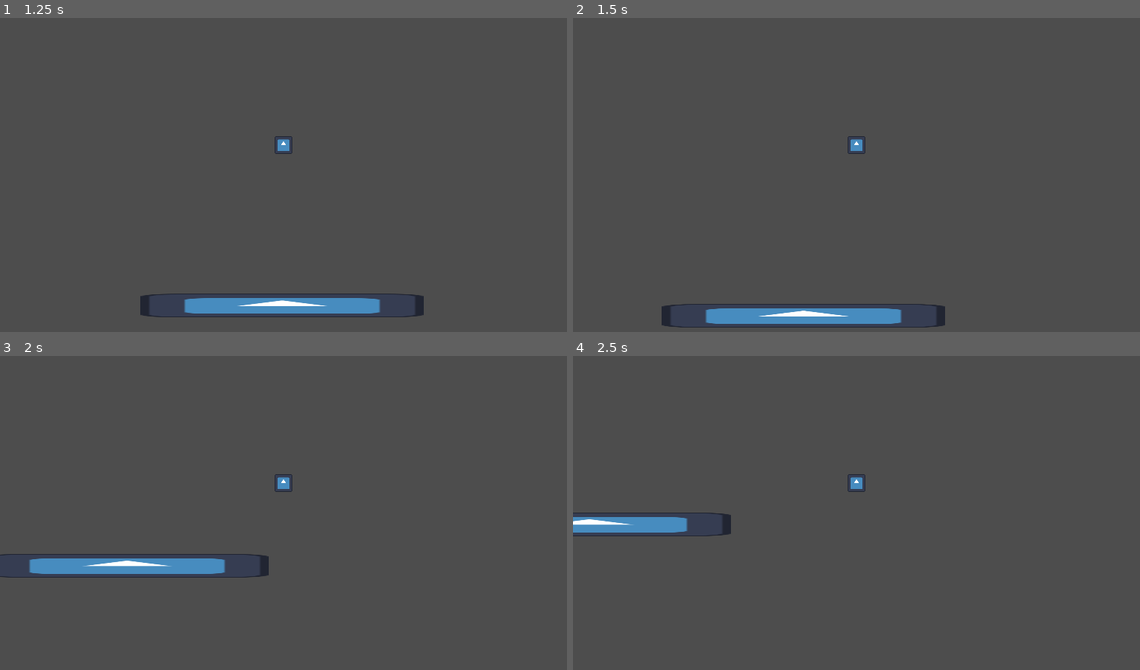
Above: before the commit, frames 1-4 (two rows, left to right).
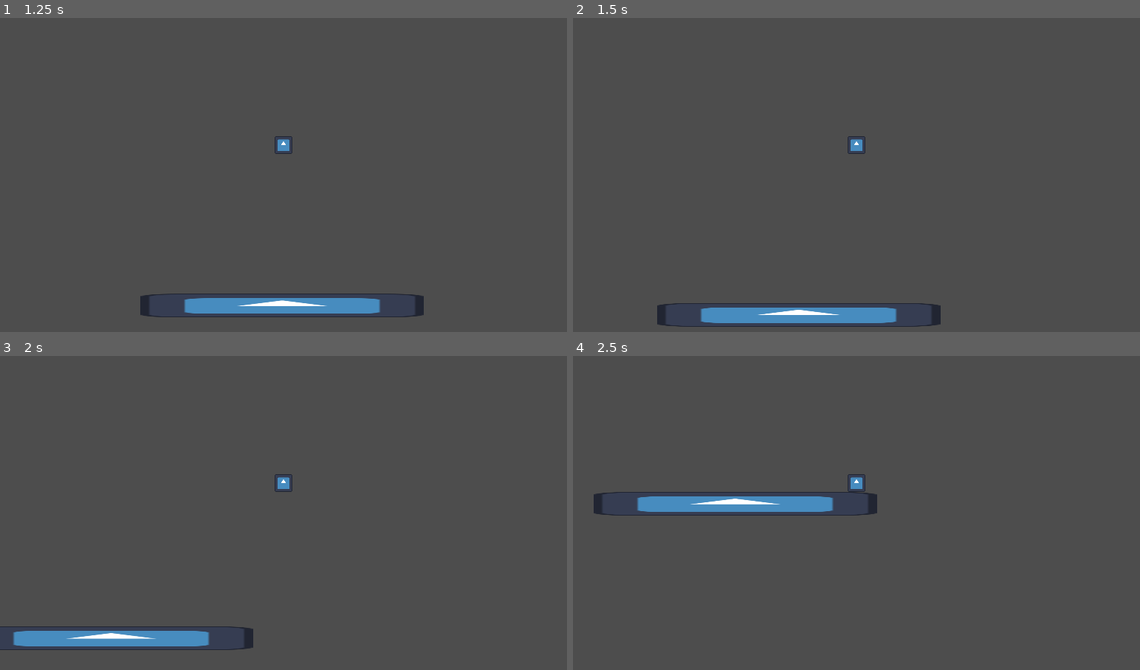
Above: after the commit, the same moments.

Repository: appellatebaton0/speedtape
Game: Godot game, scene res://Scenes/Main.tscn
Same seed, same stepped clock (60 frames per second), same inputs: the game is played once before the commit and once after it. The engine's default icon, where the game draws it, is replaced by a stand-in: a white triangle on a blue panel in a dark square.
Inputs:
- Up to frame 1 (1.25 s): tap Enter at 0.5 s; hold D (Right) from 0.53 s (still down); tap S (Dash) at 0.6 s; tap Space (Jump) at 0.77 s
- Up to frame 2 (1.5 s): keep holding D (Right); tap S (Dash) at 1.35 s
- Up to frame 3 (2 s): keep holding D (Right); tap Space (Jump) at 1.52 s
- Up to frame 4 (2.5 s): release D (Right) at 2.03 s; hold A (Left) from 2.03 s (still down); tap S (Dash) at 2.1 s

Frame 1 is identical in both runs. In frame 2, 1.0% of the frame differs, in the area x 14-66%, y 90-99%; in frame 3, 4.1%, in the area x 0-48%, y 63-94%; in frame 4, 3.4%.

Commit message:
h1.4 - PunchcardDecorators
Finished up the PunchcardDecorators; Now a punchcard can get its functionality decorated, like giving the player an extra dash. And feedtapes can still be constructed in-editor!

Diff:
--- a/Scenes/Feedtape/Feedtape.gd
+++ b/Scenes/Feedtape/Feedtape.gd
@@ -11,6 +11,9 @@
 #region Dashing
 signal dash_ended
 
+## How many times the player can dash consequtively.
+@export var dash_count := 1
+var dashes_left = 0
 ## The velocity applied to the player during the dash.
 @export var dash_velocity := 330.0
 ## How long all other input is locked in favor of the dash.
@@ -22,7 +25,7 @@
 			dash_ended.emit()
 		dash_timer = to
 ## The cooldown before the player can dash again.
-@export var dash_cooldown := 0.5
+@export var dash_cooldown := 0.2
 var dash_cooldown_timer := 0.0
 ## The buffer time for the dashing input.
 @export var dash_buffer := 0.1
@@ -34,6 +37,8 @@
 ## Ideally right before move_and_slide.
 func _player_process(player:Player, delta:float) -> void:
 
+	if player.is_on_floor(): dashes_left = dash_count
+
 	## Tick down all the timers we're running.
 	for timer_property in ["dash_timer", "dash_cooldown_timer", "dash_buffer_timer"]:
 		#print(timer_property, ": ", get(timer_property))
@@ -43,20 +48,26 @@
 	if Input.is_action_just_pressed("Dash"): dash_buffer_timer = dash_buffer
 
 	## Starting the dash.
-	if dash_buffer_timer > 0.0 and dash_cooldown_timer <= 0.0 and dash_timer <= 0.0:
+	if can_dash():
 		dash_timer = dash_time
 		dash_buffer_timer = 0.0
+		dashes_left -= 1
 
 		progress_feedtape()
 
 	## Doing the dash.
-	if dash_timer > 0:
+	if is_dashing():
 		## Do the dash. The thing.
 		player.velocity = dash_direction * dash_velocity
 
 ## A few more-readable functions for state.
 func is_dashing() -> bool: return dash_timer > 0
 func on_cooldown() -> bool: return dash_buffer_timer > 0
+func can_dash() -> bool:
+	return (dash_buffer_timer > 0.0
+		and dash_cooldown_timer <= 0.0
+		and dash_timer <= 0.0
+		and dashes_left > 0)
 
 #endregion
 
@@ -74,7 +85,6 @@
 
 	## Crunch the current punchcard.
 	feedtape[feedtape_index].run(self)
-	print("crunching ", feedtape[feedtape_index], " -> ", dash_direction)
 
 	feedtape_index += 1
 
--- a/Scenes/Main.tscn
+++ b/Scenes/Main.tscn
@@ -7,6 +7,17 @@
 [ext_resource type="Resource" uid="uid://7gdbj7apr7be" path="res://Assets/Punchcards/UpPunchcard.tres" id="4_v1gob"]
 [ext_resource type="Resource" uid="uid://bw7s5otqj6qqu" path="res://Assets/Punchcards/RightPunchcard.tres" id="5_jw32o"]
 [ext_resource type="Resource" uid="uid://30snqrwweqeg" path="res://Assets/Punchcards/LeftPunchcard.tres" id="6_50glp"]
+[ext_resource type="Script" uid="uid://din0pcxshj7gj" path="res://Scenes/Punchcard/PunchcardDecorator/DashDecorator.gd" id="6_jw32o"]
+
+[sub_resource type="Resource" id="Resource_ery76"]
+script = ExtResource("6_jw32o")
+decorates = ExtResource("4_v1gob")
+metadata/_custom_type_script = "uid://din0pcxshj7gj"
+
+[sub_resource type="Resource" id="Resource_8rmsp"]
+script = ExtResource("6_jw32o")
+decorates = ExtResource("4_v1gob")
+metadata/_custom_type_script = "uid://din0pcxshj7gj"
 
 [sub_resource type="RectangleShape2D" id="RectangleShape2D_xf4i5"]
 size = Vector2(384, 32)
@@ -42,7 +53,7 @@
 
 [node name="Feedtape" parent="CanvasLayer/HUD/MarginContainer" unique_id=719412933 instance=ExtResource("2_rgh2o")]
 layout_mode = 2
-feedtape = Array[ExtResource("3_pbw6q")]([ExtResource("4_v1gob"), ExtResource("5_jw32o"), ExtResource("6_50glp")])
+feedtape = Array[ExtResource("3_pbw6q")]([SubResource("Resource_ery76"), ExtResource("5_jw32o"), SubResource("Resource_8rmsp"), ExtResource("6_50glp")])
 
 [node name="StaticBody2D" type="StaticBody2D" parent="." unique_id=1095232342]
 position = Vector2(61, 42)
--- /dev/null
+++ b/Scenes/Punchcard/PunchcardDecorator/DashDecorator.gd
@@ -0,0 +1,4 @@
+class_name DashDecorator extends PunchcardDecorator
+
+func run_decoration(to:Feedtape) -> void: to.dashes_left += 1
+func get_overlay() -> Texture2D: return null
--- a/Scenes/Punchcard/PunchcardDecorator/PunchcardDecorator.gd
+++ b/Scenes/Punchcard/PunchcardDecorator/PunchcardDecorator.gd
@@ -2,14 +2,23 @@
 class_name PunchcardDecorator extends Punchcard
 ## A decoration for a punchcard that gives additional functionality.
 
-func _init(target:Punchcard) -> void: decorates = target
+func _init(target:Punchcard = null) -> void: if target and not decorates: decorates = target
 
-var decorates:Punchcard
+@export var decorates:Punchcard
+
+## Pretends to be the original for direction & texture.
+func get_direction(): return decorates.get_direction()
+func get_texture():   return decorates.get_texture()
 
 func run(to:Feedtape):
-	decorates.run(to)  # Run the original program.
+	if decorates: decorates.run(to)  # Run the original program.
 	run_decoration(to) # Run the decoration for the program.
 
 ## All decorators implement a function defining how they decorate the punchcard.
 ## Effectively the punchcard.
-@abstract func run_decoration(to:Feedtape)
+@abstract
+func run_decoration(to:Feedtape) -> void
+
+## Provide an additional texture that will be an overlay for the base punchcard.
+@abstract
+func get_overlay() -> Texture2D
Not shown, added: Scenes/Punchcard/PunchcardDecorator/DashDecorator.gd.uid
